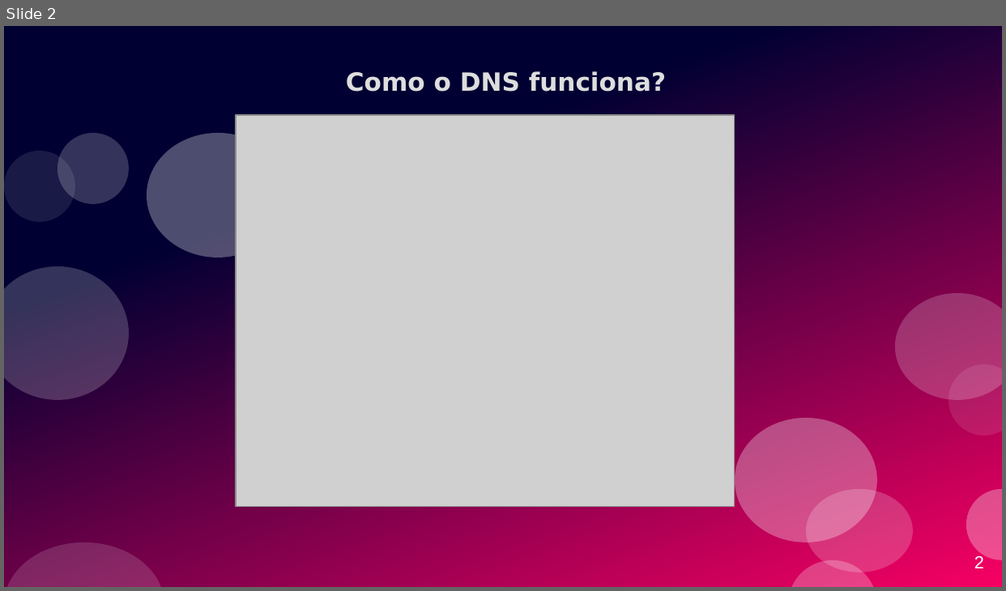
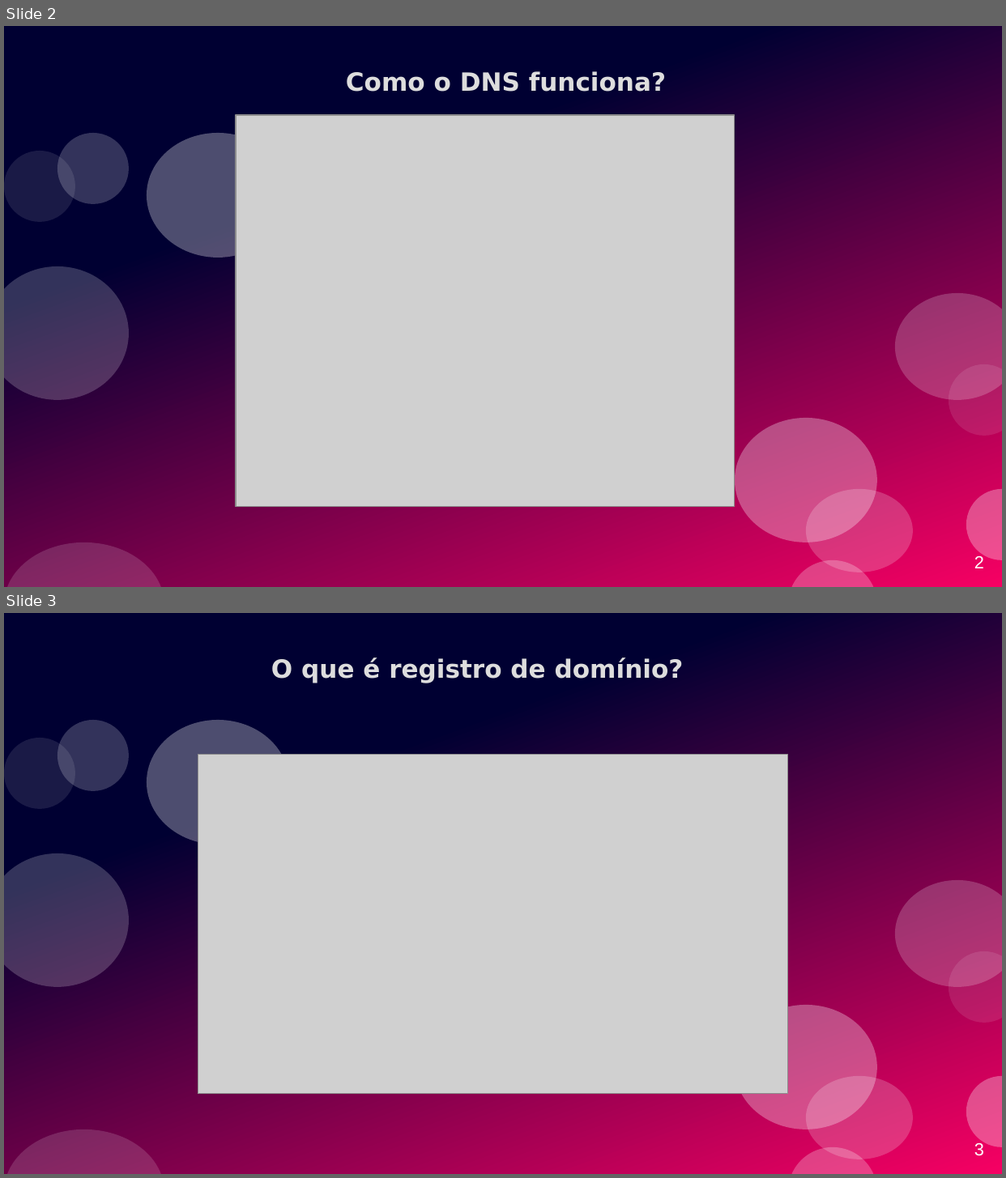
Before and after one commit to gabrielMatosBoubee/dnsERegistrosDeDominioOQueSao, a slide deck: Sem título 1.odp. Shown one above the other, each under a label of ours: slide 2 before the commit, slides 2 and 3 after it. The pictures are 1006x591 and 1006x1178 pixels, drawn with LibreOffice and Linux fonts; fonts in the diff are those of the drawing; grey boxes stand for pictures. Boxes give left, top, right and bottom in pixels: in the first picture for what was removed or moved away, otherwise in the second. Text is boxed around its words. In the diff, an @@ line names an element or a change of style, - is before the commit and + after.

```diff
--- a/Sem título 1.odp
+++ b/Sem título 1.odp
@@ slide 3 added at [4,613,1002,1174], background #FFFFFF; not listed: 12 template elements that a slide beside it also shows @@
@@ text added at [271,658,684,683], 20 pt, text #DDDDDD, bold @@
+O que é registro de domínio?
@@ picture added at [198,756,788,1095] @@
@@ page number added at [974,1142,984,1157], 14 pt, text #FFFFFF @@
+3
```
Also in this commit, not shown: 1 slide changed, 1 other slide added, 2 slides removed.
